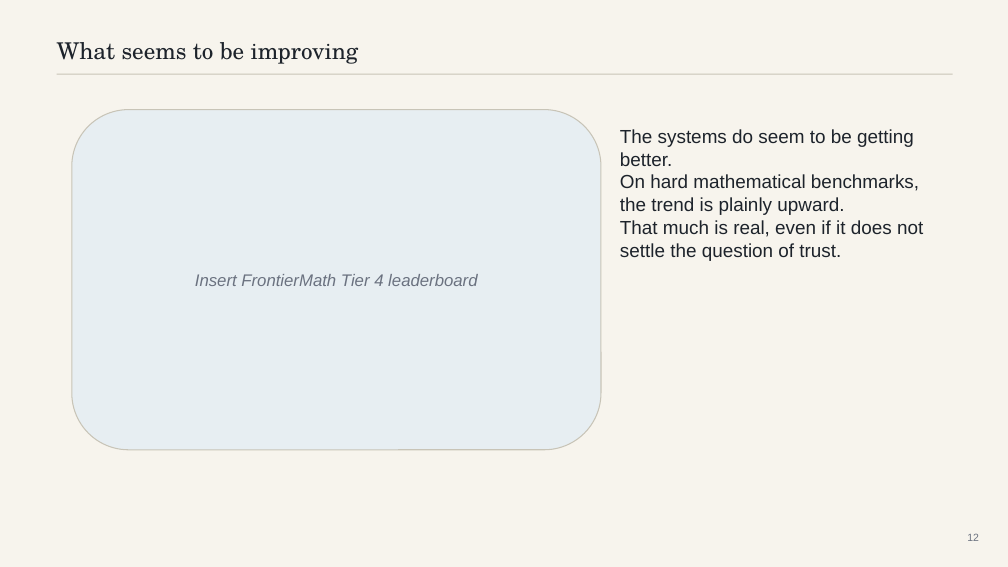
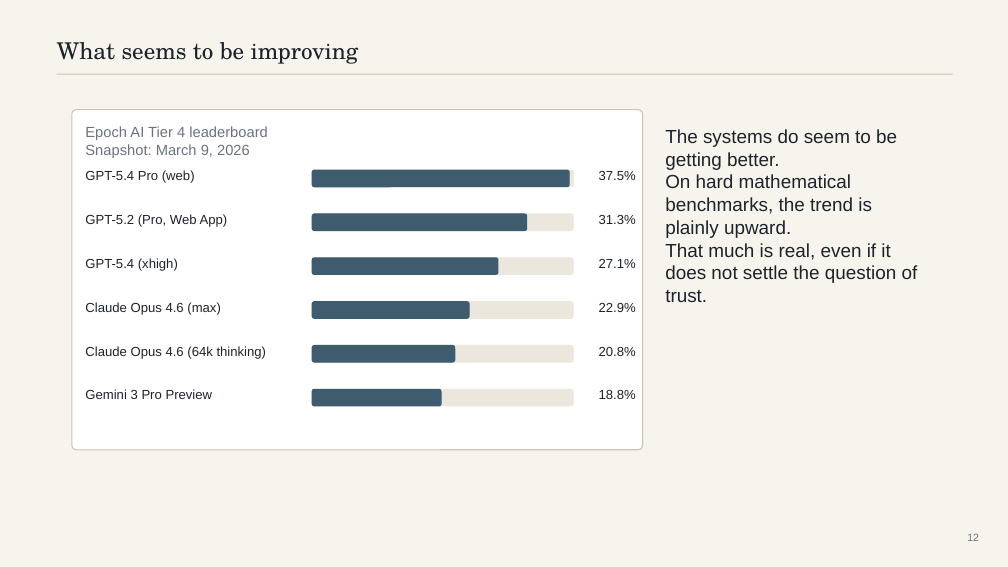
Before and after one commit to mattrobball/2026_03_09-colloquium, a slide deck: slide 12 of deck/should-you-trust-an-ai-mathematician.pptx. Drawn at 1008x567 pixels with LibreOffice and Linux fonts; fonts in the diff are those of the drawing. Boxes give left, top, right and bottom in pixels: in the first picture for what was removed or moved away, otherwise in the second. Text is boxed around its words. In the diff, an @@ line names an element or a change of style, - is before the commit and + after.

```diff
--- a/deck/should-you-trust-an-ai-mathematician.pptx
+++ b/deck/should-you-trust-an-ai-mathematician.pptx
@@ rounded rectangle: place and size @@
-rounded rectangle at box(72, 110, 601, 450)
+rounded rectangle at box(72, 110, 643, 450)
@@ rounded rectangle at box(72, 110, 643, 450): fill #E7EEF2 to #FFFFFF; proportions changed @@
@@ text at box(85, 126, 268, 158): text changed; size 16 to 14 pt; italic off @@
-Insert FrontierMath Tier 4 leaderboard
+Epoch AI Tier 4 leaderboard
+Snapshot: March 9, 2026
@@ text "The systems do seem to ..." rewrapped from box(620, 129, 923, 261) to box(665, 129, 918, 302) @@
@@ text added at box(85, 170, 195, 183), 12.5 pt, text #1D232B @@
+GPT-5.4 Pro (web)
@@ rounded rectangle added at box(312, 170, 573, 187), fill #ECE7DC, outline #ECE7DC 1 pt @@
@@ rounded rectangle added at box(312, 170, 569, 187), fill #3F5C6E, outline #3F5C6E 1 pt @@
@@ text added at box(599, 171, 636, 180), 12.5 pt, text #1D232B @@
+37.5%
@@ text added at box(85, 214, 228, 227), 12.5 pt, text #1D232B @@
+GPT-5.2 (Pro, Web App)
@@ rounded rectangle added at box(312, 214, 573, 231), fill #ECE7DC, outline #ECE7DC 1 pt @@
@@ rounded rectangle added at box(312, 214, 527, 231), fill #3F5C6E, outline #3F5C6E 1 pt @@
@@ text added at box(599, 215, 636, 224), 12.5 pt, text #1D232B @@
+31.3%
@@ text added at box(85, 258, 178, 271), 12.5 pt, text #1D232B @@
+GPT-5.4 (xhigh)
@@ rounded rectangle added at box(312, 258, 573, 274), fill #ECE7DC, outline #ECE7DC 1 pt @@
@@ rounded rectangle added at box(312, 258, 498, 274), fill #3F5C6E, outline #3F5C6E 1 pt @@
@@ text added at box(599, 259, 636, 268), 12.5 pt, text #1D232B @@
+27.1%
@@ text added at box(85, 302, 220, 315), 12.5 pt, text #1D232B @@
+Claude Opus 4.6 (max)
@@ rounded rectangle added at box(312, 302, 573, 318), fill #ECE7DC, outline #ECE7DC 1 pt @@
@@ rounded rectangle added at box(312, 302, 470, 318), fill #3F5C6E, outline #3F5C6E 1 pt @@
@@ text added at box(599, 303, 636, 312), 12.5 pt, text #1D232B @@
+22.9%
@@ text added at box(85, 346, 267, 359), 12.5 pt, text #1D232B @@
+Claude Opus 4.6 (64k thinking)
@@ rounded rectangle added at box(312, 346, 573, 362), fill #ECE7DC, outline #ECE7DC 1 pt @@
@@ rounded rectangle added at box(312, 346, 455, 362), fill #3F5C6E, outline #3F5C6E 1 pt @@
@@ text added at box(599, 347, 636, 356), 12.5 pt, text #1D232B @@
+20.8%
@@ text added at box(85, 389, 213, 399), 12.5 pt, text #1D232B @@
+Gemini 3 Pro Preview
@@ rounded rectangle added at box(312, 389, 573, 406), fill #ECE7DC, outline #ECE7DC 1 pt @@
@@ rounded rectangle added at box(312, 389, 441, 406), fill #3F5C6E, outline #3F5C6E 1 pt @@
@@ text added at box(599, 390, 636, 399), 12.5 pt, text #1D232B @@
+18.8%
```
Also in this commit, not shown: 6 other slides changed, 1 slide added, 1 slide removed, 6 other files.
